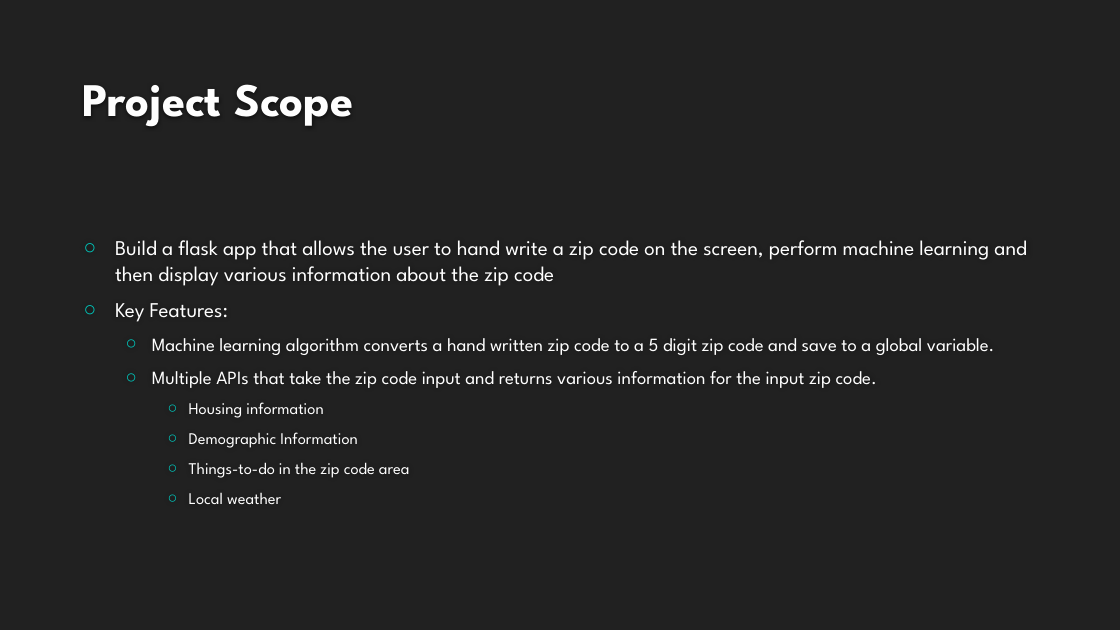
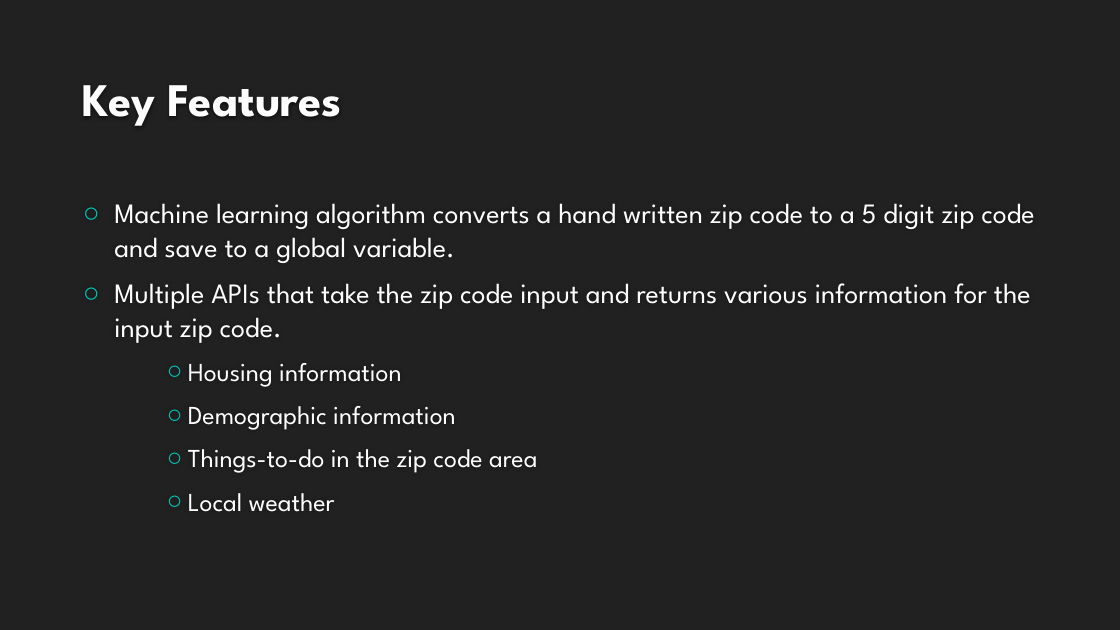
Before and after one commit to bpaynich/ZipML, a slide deck: slide 3 of Machine learning Zip code finder.pptx (slide 2 before the commit). Drawn at 1120x630 pixels with LibreOffice and Linux fonts; fonts in the diff are those of the drawing; background and template pictures are left out. Boxes give left, top, right and bottom in pixels: in the first picture for what was removed or moved away, otherwise in the second. Text is boxed around its words. In the diff, an @@ line names an element or a change of style, - is before the commit and + after.

```diff
--- a/Machine learning Zip code finder.pptx
+++ b/Machine learning Zip code finder.pptx
@@ title at (83,85,342,126): text changed @@
-Project Scope
+Key Features
@@ text at (114,203,1034,512): size 16 to 24.1 pt in "Machine learning algorithm converts a hand written ...", "Multiple APIs that take the zip code ..."; size 14 to 22.2 pt in "Housing information", "Things-to-do in the zip code area", "Local weather"; list level 2 to 1 in "Machine learning algorithm converts a ..."; list level 2 to 1 in "Multiple APIs that take the ..."; more space between paragraphs @@
@@ text at (115,240,1027,322): paragraphs removed @@
-○ Build a flask app that allows the user to hand write a zip code on the screen, perform machine learning and then display various information about the zip code
-○ Key Features:
@@ text at (188,406,456,430): text changed; size 14 to 22.2 pt @@
-    ○ Demographic Information
+    ○ Demographic information
```
Also in this commit, not shown: 4 other slides changed, 1 slide added.
